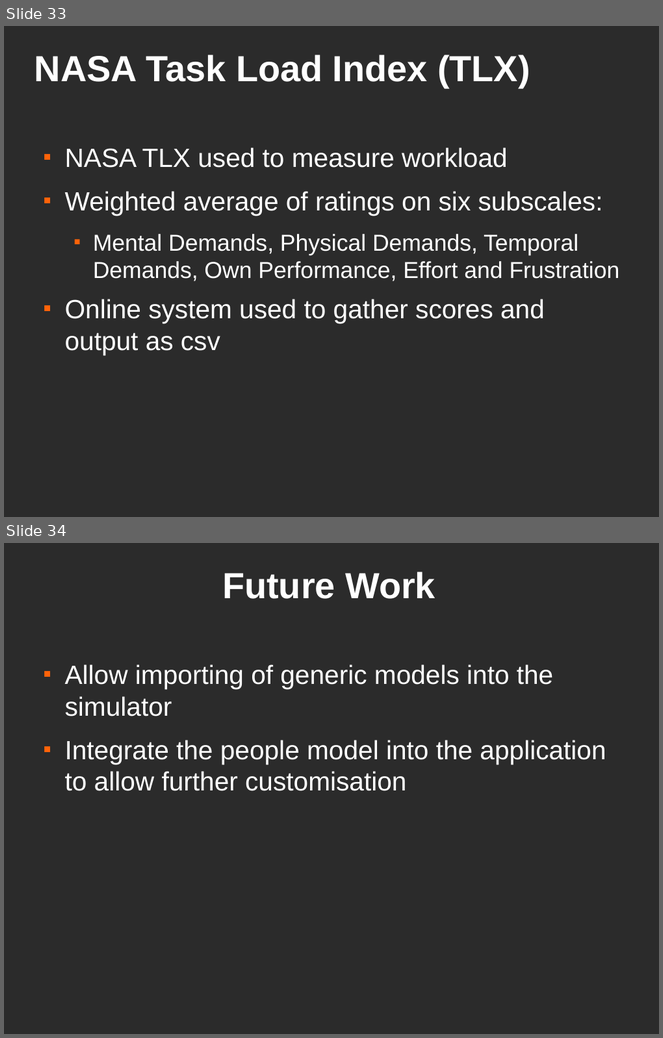
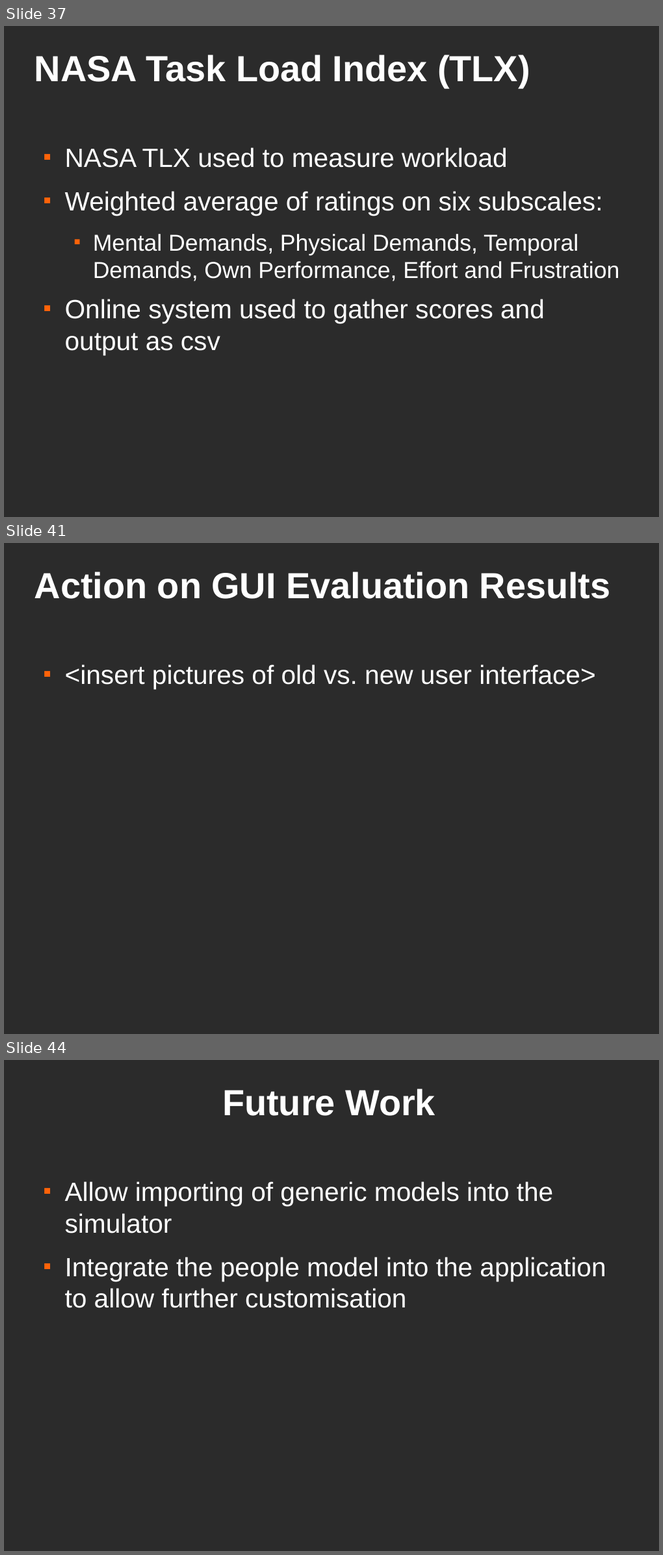
Before and after one commit to dantomosoiu/teamproject, a slide deck: Presentation/TeamProjectPresentation.odp. Shown one above the other, each under a label of ours: slides 33 and 34 before the commit, slides 37, 41 and 44 after it; the slides between them are not shown. The pictures are 663x1038 and 663x1555 pixels, drawn with LibreOffice and Linux fonts; fonts in the diff are those of the drawing; background and template pictures are left out; a plain dark background stands for a picture behind light text. Boxes give left, top, right and bottom in pixels: in the first picture for what was removed or moved away, otherwise in the second. Text is boxed around its words. In the diff, an @@ line names an element or a change of style, - is before the commit and + after.

```diff
--- a/Presentation/TeamProjectPresentation.odp
+++ b/Presentation/TeamProjectPresentation.odp
@@ slide 41 added at (4, 543, 659, 1034), background picture (left out) @@
@@ title added at (35, 572, 611, 599), 44 pt, text #FFFFFF, bold @@
+Action on GUI Evaluation Results
@@ text added at (65, 665, 596, 689), 32 pt, text #FFFFFF @@
+■ <insert pictures of old vs. new user interface>
@@ what was slide 33 is now slide 37 @@
@@ what was slide 34 is now slide 44 @@
```
Also in this commit, not shown: 5 slides changed, 11 other slides added, 1 slide removed.
